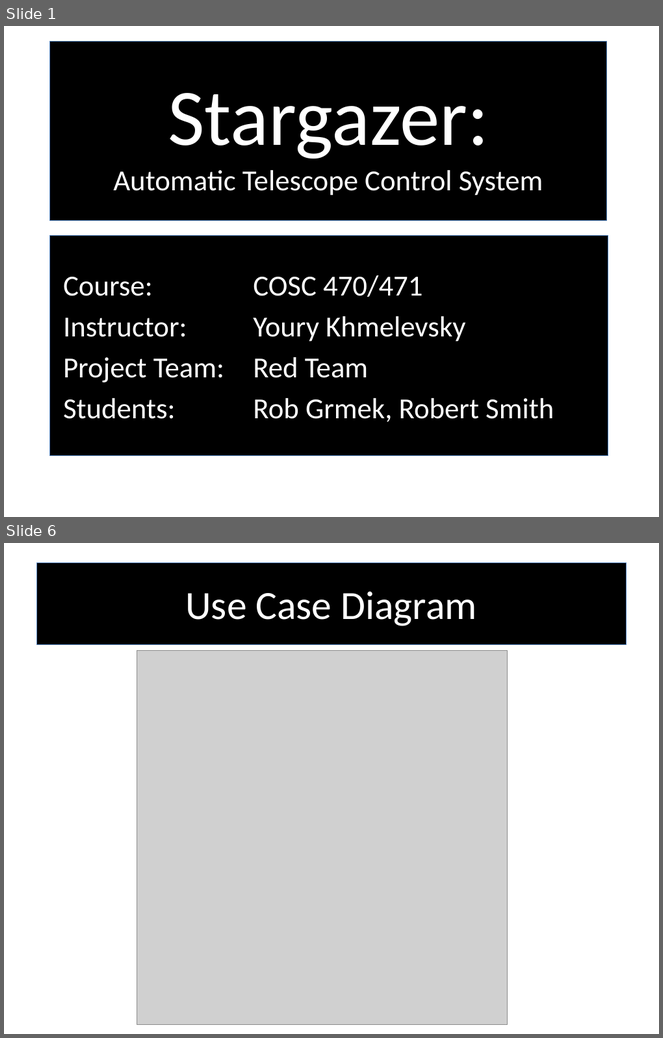
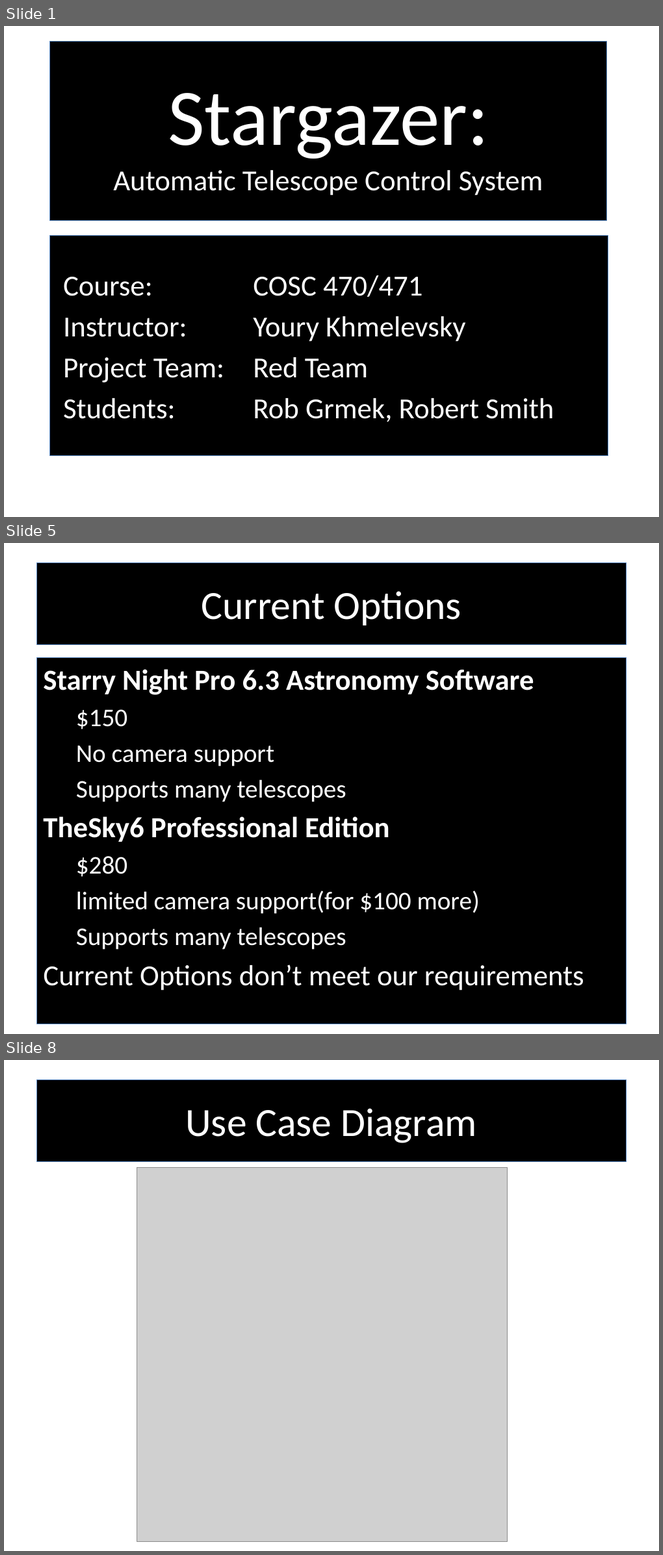
Before and after one commit to RedTeamCOSC470/Documentation, a slide deck: Stargazer_Presentation_Semester2.pptx. Shown one above the other, each under a label of ours: slides 1 and 6 before the commit, slides 1, 5 and 8 after it; the slides between them are not shown. The pictures are 663x1038 and 663x1555 pixels, drawn with LibreOffice and Linux fonts; fonts in the diff are those of the drawing; grey boxes stand for pictures; background and template pictures are left out. Boxes give left, top, right and bottom in pixels: in the first picture for what was removed or moved away, otherwise in the second. Text is boxed around its words. In the diff, an @@ line names an element or a change of style, - is before the commit and + after.

```diff
--- a/Stargazer_Presentation_Semester2.pptx
+++ b/Stargazer_Presentation_Semester2.pptx
@@ slide 5 added at bbox=[4, 543, 659, 1034], background picture (left out) @@
@@ title added at bbox=[36, 563, 627, 644], fill #000000, outline #4F81BD 1 pt, 44 pt, text #FFFFFF @@
+Current Options
@@ text added at bbox=[36, 657, 627, 1024], fill #000000, outline #4F81BD 1 pt, 28 pt, text #FFFFFF @@
+Starry Night Pro 6.3 Astronomy Software
+  $150
+  No camera support
+  Supports many telescopes
+TheSky6 Professional Edition
+  $280
+  limited camera support(for $100 more)
+  Supports many telescopes
+Current Options don’t meet our requirements
@@ what was slide 6 is now slide 8 @@
```
Also in this commit, not shown: 11 slides changed, 7 other slides added, 9 slides removed.
